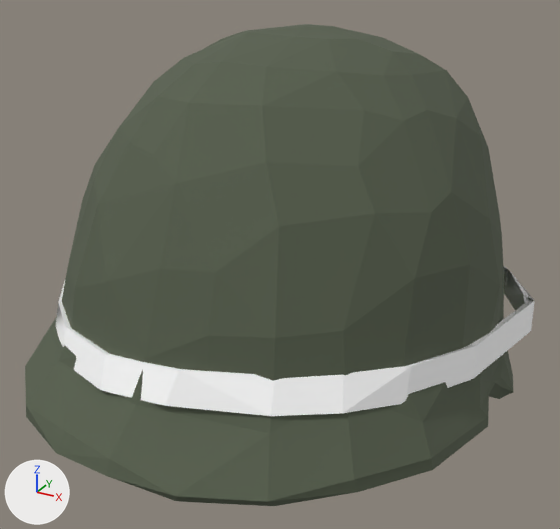
One commit to the glTF model assets/us/props/helmets/m1_barepot_fta.glb: the scene before it, then after it.
Camera for both pictures: a 50 mm camera at (0.174, -0.331, 0.141) aimed at (-0.002, -0.011, -0.019). Every picture has the same lights, and +X, +Y and +Z are marked at lower left. The first picture is the older version.

In view in the first picture: 'helmet_barepot_fta_band', 'helmet_barepot_fta_cover'.
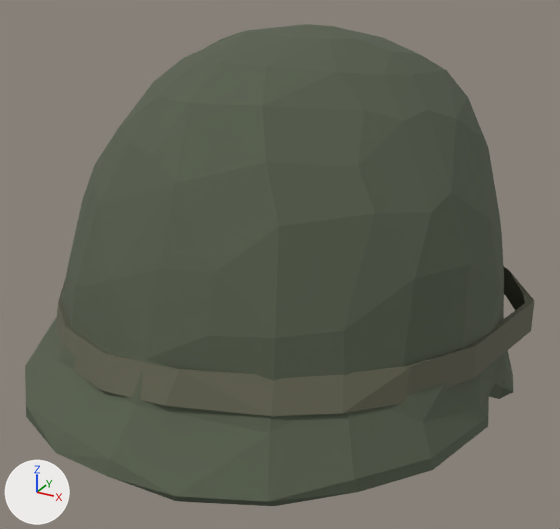
Pixel boxes (x1, y1, x2, y2) of what changed, in the pictures (560 x 529 px):
```json
{"object": "helmet_barepot_fta_band", "change": "recoloured", "before": [56, 266, 534, 416], "after": [56, 266, 534, 416], "on screen": "darker"}
```

Scene script edits in JSON lines:
```json
{"op": "set", "path": "mat_webbing.base_color", "old": "(1.0, 1.0, 1.0)", "new": "(0.121, 0.121, 0.081)", "note": "white #ffffff -> dark yellow #626250"}
```
